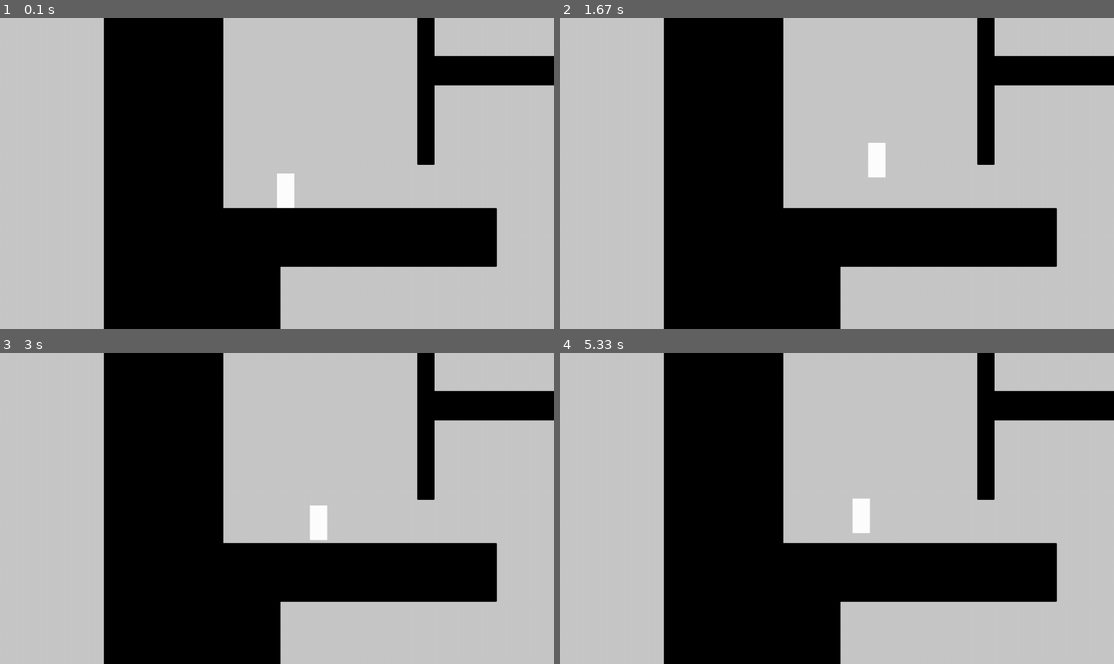
Above: before the commit, frames 1-4 (two rows, left to right).
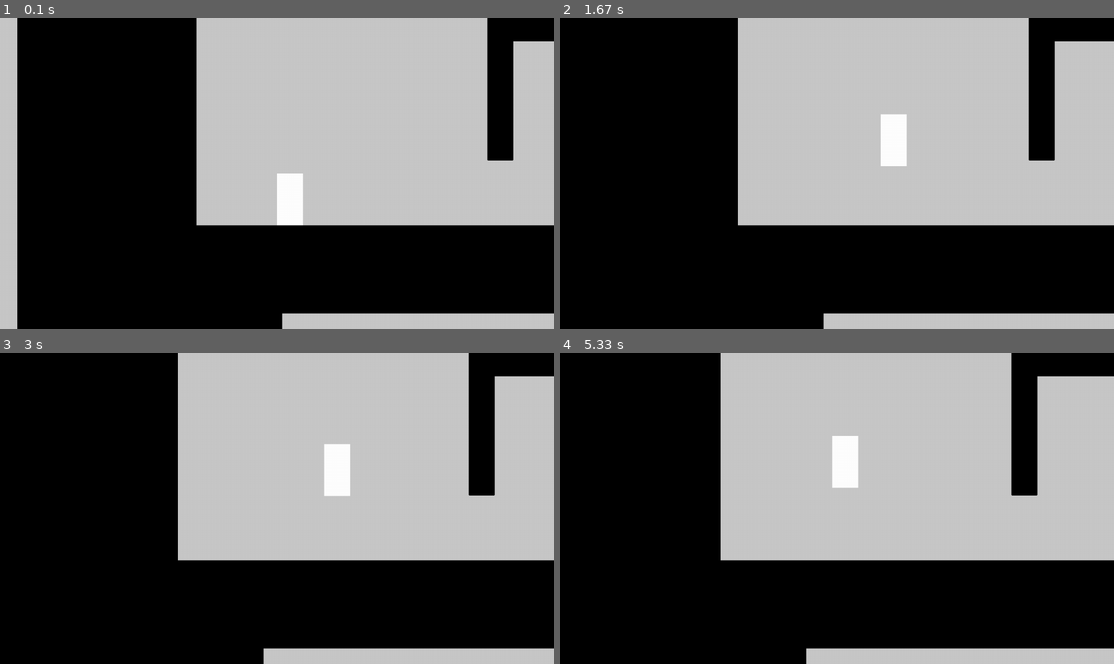
Above: after the commit, the same moments.

Repository: dast3rr/pygameproject_2DPlaformer
Game: pygame game, started from code/main.py
Same seed, same stepped clock (60 frames per second), same inputs: the game is played once before the commit and once after it.
Inputs:
- Up to frame 1 (0.1 s): no input
- Up to frame 2 (1.67 s): hold D 0.33-0.8 s; hold D 0.83-1.3 s; tap Space at 0.9, 1.2, 1.4 s; hold A from 1.33 s (still down)
- Up to frame 3 (3 s): tap Space at 1.7, 1.97, 2.27, 2.4, 2.7 s; release A at 1.87 s; hold A 1.9-2.3 s; hold D 2.33-2.97 s
- Up to frame 4 (5.33 s): hold A 3-3.47 s; tap Space at 3.07, 3.37, 3.57, 3.87, 4.07, 4.37, 4.57, 4.87, 5.13 s; hold D 3.5-3.97 s; hold D 4-4.47 s; hold A 4.5-5.03 s; hold A from 5.07 s (still down)

The runs differ from the first frame. In frame 1, 36% of the frame differs, in the area x 3-100%, y 0-100%; in frame 2, 43%; in frame 3, 43%; in frame 4, 46%, in the area x 0-100%, y 0-100%.

Commit message:
перенёс основное перемещение в класс

Diff:
--- a/code/graphics.py
+++ b/code/graphics.py
@@ -9,6 +9,9 @@
 horizontal_platforms = pygame.sprite.Group()
 vertical_platforms = pygame.sprite.Group()
 
+# коэфициент масштабирования
+N = 6
+
 # получаю параметры монитора, по ним делаю окно игры
 monitor = get_monitors()[0]
 size = monitor.width, monitor.height
@@ -17,8 +20,7 @@
 screen = pygame.display.set_mode(size)
 # частота обноления экрана
 fps = 60
-# коэфициент масштабирования
-N = 4
+
 
 # def load_image(name, colorkey=None):
 #     fullname = os.path.join('data', name)
@@ -37,7 +39,7 @@
 #     return image
 
 # класс для горизонтальных пересечений и картинки
-class MainCharacter(pygame.sprite.Sprite):
+class Character(pygame.sprite.Sprite):
     def __init__(self, x, y, a, b):
         # всякие кординаты
         super().__init__(character)
@@ -52,17 +54,65 @@
         self.rect = pygame.Rect(w // 2 + x - 1, h // 2 + y - 1, self.a + 2, self.b + 2)
         pygame.draw.rect(screen, 'white', self.rect)
 
-    # рисование
-    def update(self):
+    def update(self, *args):
         self.cords = (self.rect.x + 1, self.rect.y + 1, self.a, self.b)
         pygame.draw.rect(screen, 'white', self.cords)
 
-    # возвращает соприкосновение с вертикальными или горизонтальными блоками
     def get_hor(self):
         return pygame.sprite.spritecollideany(self, horizontal_platforms)
 
     def get_ver(self):
         return pygame.sprite.spritecollideany(self, vertical_platforms)
+
+
+class MainCharacter(Character):
+    # рисование
+    def update(self, *args):
+        move_hor, jump, move_speed, fall_speed = args
+
+        if move_hor < 0:
+            # если движение влево, то изначально значение отрицательно
+            r = range(-(move_hor * move_speed) // fps)
+        else:
+            r = range((move_hor * move_speed) // fps)
+        for i in r:
+            # начально условие
+            condition = self.get_ver()
+            # потом двигаю персонажа
+            self.rect.x += move_hor
+            # если условие не поменялось, то возвращаю обратно, и в любом случаю прекращаю движение
+            if self.get_ver():
+                if condition:
+                    self.rect.x -= move_hor
+                jump = False
+                break
+
+        if fall_speed:
+            # падение и скольжение
+            if fall_speed < 0:
+                # отрицательно при прыжке
+                r = range(-(fall_speed // fps))
+            else:
+                r = range(fall_speed // fps)
+            for i in r:
+                condition = self.get_hor()
+                self.rect.y += fall_speed // abs(fall_speed)
+                if self.get_ver():
+                    if jump:
+                        self.rect.y += 3
+                        jump = False
+                        break
+                    if condition:
+                        self.rect.y -= fall_speed // abs(fall_speed)
+                    break
+
+        self.cords = (self.rect.x + 1, self.rect.y + 1, self.a, self.b)
+        pygame.draw.rect(screen, 'white', self.cords)
+
+        return jump
+
+    # возвращает соприкосновение с вертикальными или горизонтальными блоками
+
 
 
 # класс стен
--- a/code/main.py
+++ b/code/main.py
@@ -28,7 +28,7 @@
         d_x = main_character.rect.x - self.x
         d_y = main_character.rect.y - self.y
 
-        r = 50 * N
+        r = 30 * N
         if d_x > r:
             for platform in platforms:
                 platform.rect.x -= (d_x - r)
@@ -66,9 +66,7 @@
     clock = pygame.time.Clock()
 
     # скорость падения, прыжка и передвижения
-    move_speed = 40 * N
-    fall_speed = 60 * N
-    jump_speed = 60 * N
+
 
     # пустое значение
     start_jump_altitude = -100000
@@ -76,6 +74,11 @@
     jump = False
     jump_from_wall = False
     speeds_before_jump = [0, 0]
+
+    # скорости
+    move_speed = 40 * N
+    fall_speed = 60 * N
+    jump_speed = 60 * N
 
     # инициализация главного героя и платформ.
     main_character = initialization()
@@ -153,24 +156,6 @@
         # перемещение в стороны
         move_hor = right + left
 
-        if move_hor < 0:
-            # если движение влево, то изначально значение отрицательно
-            r = range(-(move_hor * move_speed) // fps)
-        else:
-            r = range((move_hor * move_speed) // fps)
-        for i in r:
-            # начально условие
-            condition = main_character.get_ver()
-            # потом двигаю персонажа
-            main_character.rect.x += move_hor
-            # если условие не поменялось, то возвращаю обратно, и в любом случаю прекращаю движение
-            if main_character.get_ver():
-                if condition:
-                    main_character.rect.x -= move_hor
-                jump = False
-                break
-
-
         # определение скорости падения
         if main_character.get_ver() and not jump:
             fall_speed = 30 * N
@@ -190,29 +175,6 @@
                 right, left = speeds_before_jump
                 speeds_before_jump = [0, 0]
 
-
-
-        if fall_speed:
-            # падение и скольжение
-            if fall_speed < 0:
-                # отрицательно при прыжке
-                r = range(-(fall_speed // fps))
-            else:
-                r = range(fall_speed // fps)
-            for i in r:
-                condition = main_character.get_hor()
-                main_character.rect.y += fall_speed // abs(fall_speed)
-                if main_character.get_ver():
-                    if jump:
-                        main_character.rect.y += 3
-                        jump = False
-                        break
-                    if condition:
-                        main_character.rect.y -= fall_speed // abs(fall_speed)
-                    break
-
-
-
         camera.update()
 
         # отрисовываю все группы спрайтов
@@ -220,7 +182,7 @@
         platforms.update()
 
         character.draw(screen)
-        character.update()
+        jump = main_character.update(move_hor, jump, move_speed, fall_speed)
 
         pygame.display.flip()
         clock.tick(fps)
